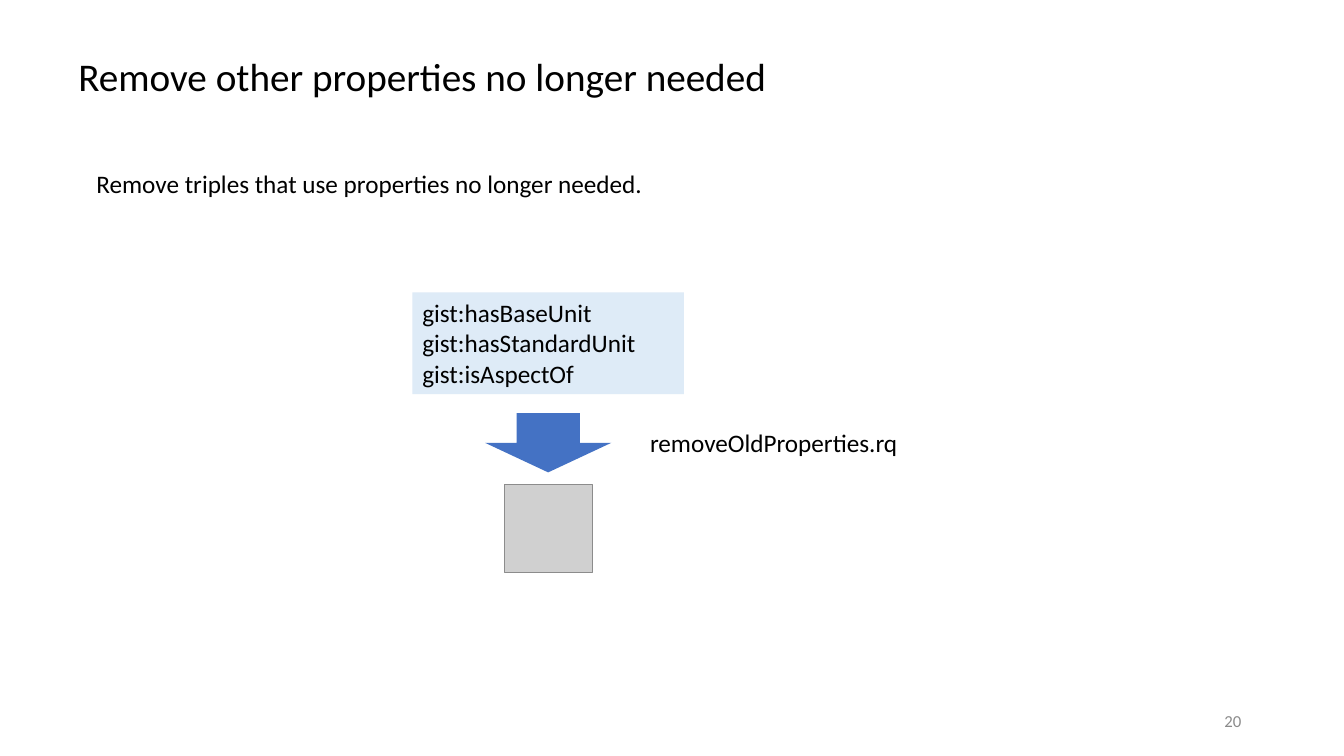
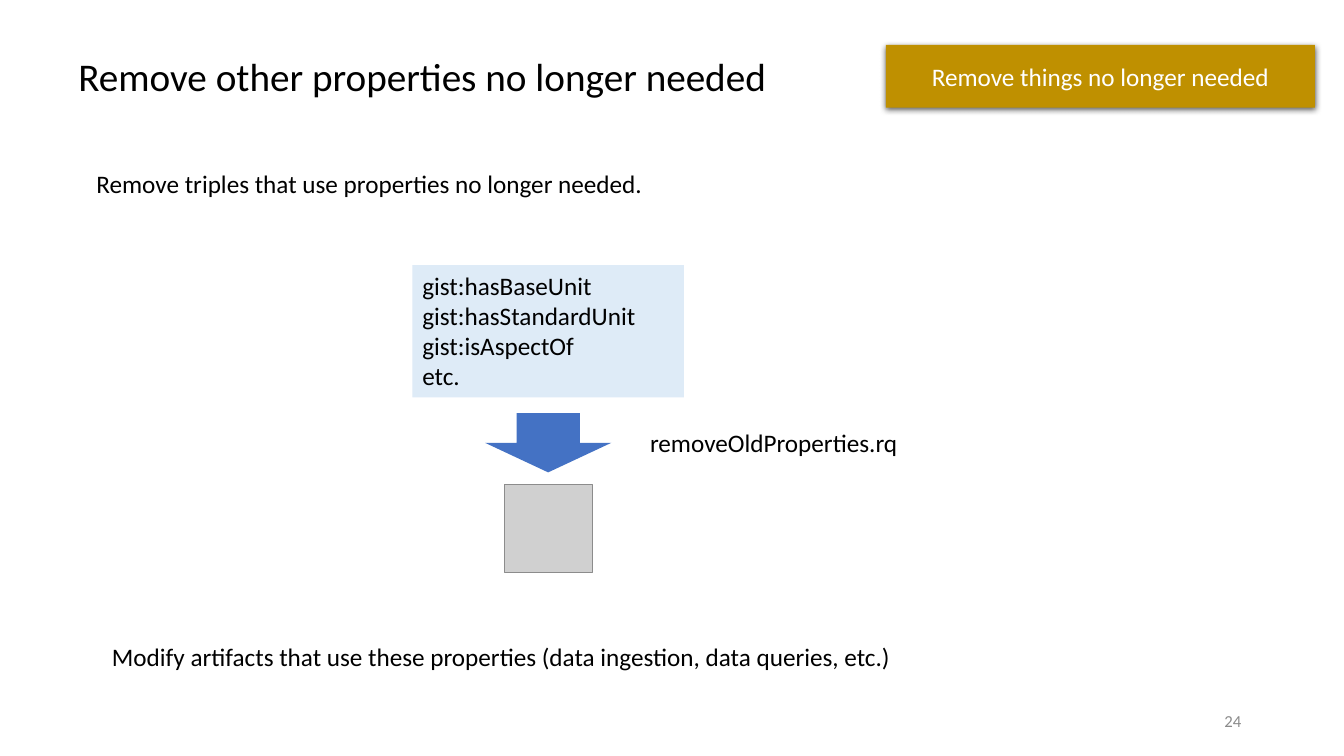
Before and after one commit to semanticarts/gist, a slide deck: slide 24 of migration/v13.0/uomDataConversion.pptx (slide 20 before the commit). Drawn at 1344x756 pixels with LibreOffice and Linux fonts; fonts in the diff are those of the drawing; grey boxes stand for pictures. Boxes give left, top, right and bottom in pixels: in the first picture for what was removed or moved away, otherwise in the second. Text is boxed around its words. In the diff, an @@ line names an element or a change of style, - is before the commit and + after.

Commit message:
updated document for data conversion

```diff
--- a/migration/v13.0/uomDataConversion.pptx
+++ b/migration/v13.0/uomDataConversion.pptx
@@ rectangle added at (886,45,1316,108), fill #BF9000, 18 pt, text #FFFFFF @@
+Remove things no longer needed
@@ rectangle "gist:hasBaseUnit": place and size @@
-rectangle "gist:hasBaseUnit" at (412,292,684,394)
+rectangle "gist:hasBaseUnit" at (412,265,684,397)
@@ text in rectangle at (422,369,459,385): paragraph added @@
+etc.
@@ text added at (112,648,889,671), 18 pt, text #000000 @@
+Modify artifacts that use these properties (data ingestion, data queries, etc.)
@@ page number at (1224,716,1241,727): text changed @@
-20
+24
```
Also in this commit, not shown: 15 other slides changed, 9 slides added, 4 slides removed.
